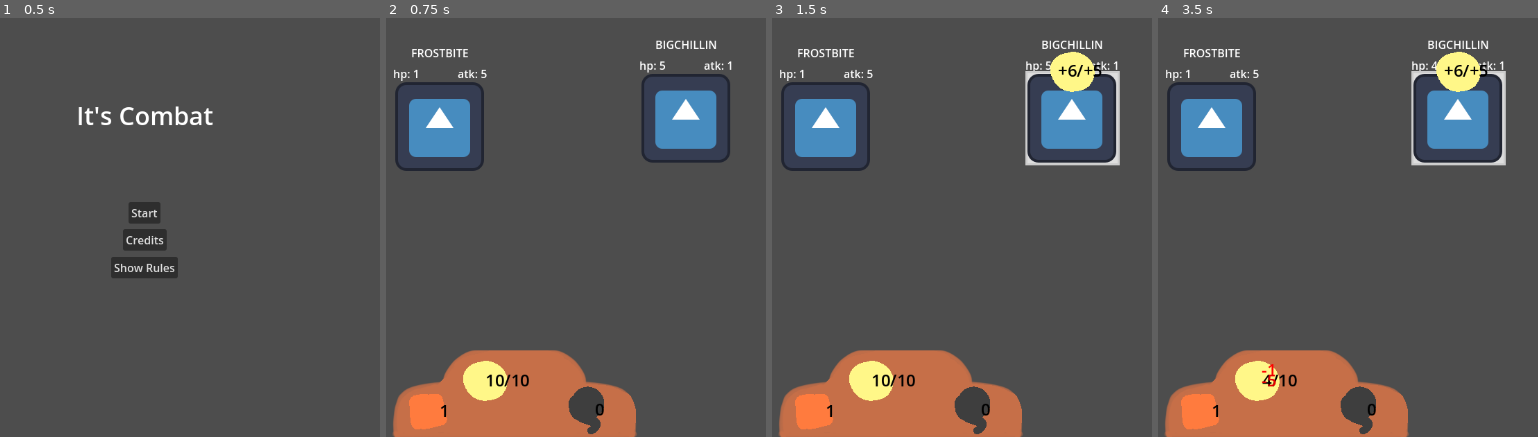
Above: before the commit, frames 1-4 (left to right).
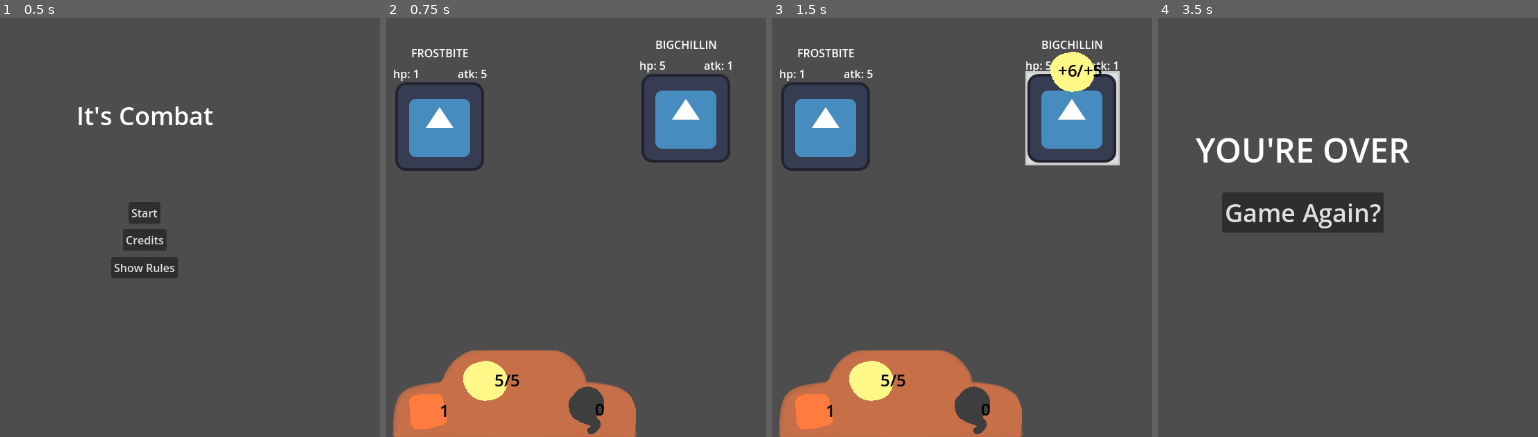
Above: after the commit, the same moments.

Repository: alex-mike-mark-again/godot-combat
Game: Godot game, scene res://main_menu.tscn
Same seed, same stepped clock (60 frames per second), same inputs: the game is played once before the commit and once after it. The engine's default icon, where the game draws it, is replaced by a stand-in: a white triangle on a blue panel in a dark square.
Inputs (mouse positions are in pixels of both pictures, inside the frame that each line leads up to):
- Up to frame 1 (0.5 s): no input
- Up to frame 2 (0.75 s): click "Start" at 0.5 s
- Up to frame 3 (1.5 s): click (1072, 118) at 1.27 s
- Up to frame 4 (3.5 s): click (1458, 118) at 2.02 s; click (1458, 101) at 2.77 s

Frame 1 is identical in both runs. In frame 2, 0.2% of the frame differs, in the area x 26-38%, y 84-89%; in frame 3, 0.2%; in frame 4, 23%, in the area x 1-92%, y 5-100%.

Commit message:
Adds stage 3, tunes stage 1 and 2 sort of

Diff:
--- a/battle_manager.gd
+++ b/battle_manager.gd
@@ -15,7 +15,7 @@
 #	"res://troops/two_dudes.tscn",
 	"res://troops/stage1b.tscn",
 	"res://troops/stage2b.tscn",
-#	"res://troops/stage3.tscn",
+	"res://troops/stage3b.tscn",
 ]
 
 func _ready():
--- a/enemies/gust.tscn
+++ b/enemies/gust.tscn
@@ -3,5 +3,5 @@
 [ext_resource type="PackedScene" uid="uid://d15w3qccq2gc8" path="res://enemies/enemy.tscn" id="1_x54mq"]
 
 [node name="gust" instance=ExtResource("1_x54mq")]
-buff_hp = 1
-buff_max_hp = 3
+buff_hp = 8
+buff_max_hp = 5
--- a/enemies/hailstone.tscn
+++ b/enemies/hailstone.tscn
@@ -4,4 +4,4 @@
 
 [node name="hailstone" instance=ExtResource("1_o40an")]
 buff_atk = 2
-atk = 1
+atk = 2
--- a/player.tscn
+++ b/player.tscn
@@ -15,7 +15,7 @@
 theme = ExtResource("1_t2r6v")
 script = ExtResource("1_c8ry4")
 atk = 1
-maxHp = 10
+maxHp = 5
 
 [node name="plate" type="Sprite2D" parent="."]
 texture = ExtResource("2_65d1y")
--- a/troops/stage2b.tscn
+++ b/troops/stage2b.tscn
@@ -1,36 +1,59 @@
-[gd_scene load_steps=3 format=3 uid="uid://corf8pv8y5cvy"]
+[gd_scene load_steps=5 format=3 uid="uid://corf8pv8y5cvy"]
 
 [ext_resource type="Script" path="res://troops/troop.gd" id="1_v8mqf"]
-[ext_resource type="PackedScene" uid="uid://d15w3qccq2gc8" path="res://enemies/enemy.tscn" id="2_n81ra"]
+[ext_resource type="PackedScene" uid="uid://gwetcstf73el" path="res://enemies/slushdrop.tscn" id="2_mxs6i"]
+[ext_resource type="PackedScene" uid="uid://dkxsy0ps5udh2" path="res://enemies/gust.tscn" id="2_s0el4"]
+[ext_resource type="PackedScene" uid="uid://defwgb8xknsds" path="res://enemies/hailstone.tscn" id="4_4yp0l"]
 
 [node name="stage2b" type="Control"]
 layout_mode = 3
 anchors_preset = 0
 script = ExtResource("1_v8mqf")
 
-[node name="SLUSHDROP1" parent="." instance=ExtResource("2_n81ra")]
-modulate = Color(0.780392, 0.780392, 1, 0.792157)
-offset_left = 728.0
-offset_top = 131.0
-offset_right = 728.0
-offset_bottom = 131.0
-buff_hp = 3
-atk = 1
-maxHp = 5
+[node name="slushdrop3" parent="." instance=ExtResource("2_mxs6i")]
+offset_left = 226.0
+offset_top = 74.0
+offset_right = 226.0
+offset_bottom = 74.0
 
-[node name="HAILSTONE1" parent="." instance=ExtResource("2_n81ra")]
-modulate = Color(0.678431, 0.678431, 0.678431, 1)
-offset_left = 360.0
-offset_top = 333.0
-offset_right = 360.0
-offset_bottom = 333.0
-buff_atk = 2
-atk = 1
+[node name="slushdrop2" parent="." instance=ExtResource("2_mxs6i")]
+offset_left = 591.0
+offset_top = 65.0
+offset_right = 591.0
+offset_bottom = 65.0
 
-[node name="GUST" parent="." instance=ExtResource("2_n81ra")]
-offset_left = 948.0
-offset_top = 121.0
-offset_right = 948.0
-offset_bottom = 121.0
-buff_hp = 2
-buff_max_hp = 2
+[node name="slushdrop" parent="." instance=ExtResource("2_mxs6i")]
+offset_left = 407.0
+offset_top = 262.0
+offset_right = 407.0
+offset_bottom = 262.0
+
+[node name="gust" parent="." instance=ExtResource("2_s0el4")]
+offset_left = 782.0
+offset_top = 255.0
+offset_right = 782.0
+offset_bottom = 255.0
+
+[node name="gust2" parent="." instance=ExtResource("2_s0el4")]
+offset_left = 783.0
+offset_top = 66.0
+offset_right = 783.0
+offset_bottom = 66.0
+
+[node name="hailstone" parent="." instance=ExtResource("4_4yp0l")]
+offset_left = 221.0
+offset_top = 259.0
+offset_right = 221.0
+offset_bottom = 259.0
+
+[node name="hailstone2" parent="." instance=ExtResource("4_4yp0l")]
+offset_left = 413.0
+offset_top = 69.0
+offset_right = 413.0
+offset_bottom = 69.0
+
+[node name="hailstone3" parent="." instance=ExtResource("4_4yp0l")]
+offset_left = 592.0
+offset_top = 246.0
+offset_right = 592.0
+offset_bottom = 246.0
--- /dev/null
+++ b/troops/stage3b.tscn
@@ -0,0 +1,44 @@
+[gd_scene load_steps=6 format=3 uid="uid://bqx2euil23nku"]
+
+[ext_resource type="Script" path="res://troops/troop.gd" id="1_yvrue"]
+[ext_resource type="PackedScene" uid="uid://c1wgu6c3s50od" path="res://enemies/cloud.tscn" id="2_10acv"]
+[ext_resource type="PackedScene" uid="uid://c6mavv7w2volt" path="res://enemies/king_blizzard.tscn" id="2_wph1y"]
+[ext_resource type="PackedScene" uid="uid://b4xjqee8slcdi" path="res://enemies/snow.tscn" id="3_wcuse"]
+[ext_resource type="PackedScene" uid="uid://c21fn67qo2v8u" path="res://enemies/wind.tscn" id="4_w12el"]
+
+[node name="stage3b" type="Control"]
+layout_mode = 3
+anchors_preset = 0
+script = ExtResource("1_yvrue")
+
+[node name="Cloud" parent="." instance=ExtResource("2_10acv")]
+offset_left = 13.0
+offset_top = 50.0
+offset_right = 13.0
+offset_bottom = 50.0
+buff_rdc = 1
+maxHp = 1
+
+[node name="SNOW" parent="." instance=ExtResource("3_wcuse")]
+offset_left = 672.0
+offset_top = 282.0
+offset_right = 672.0
+offset_bottom = 282.0
+buff_atk = 1
+buff_hp = 1
+atk = 1
+maxHp = 4
+
+[node name="WIND" parent="." instance=ExtResource("4_w12el")]
+offset_left = 814.0
+offset_top = 60.0
+offset_right = 814.0
+offset_bottom = 60.0
+buff_rdc = 1
+buff_max_hp = 10
+
+[node name="king blizzard" parent="." instance=ExtResource("2_wph1y")]
+offset_left = 347.0
+offset_top = 277.0
+offset_right = 347.0
+offset_bottom = 277.0
